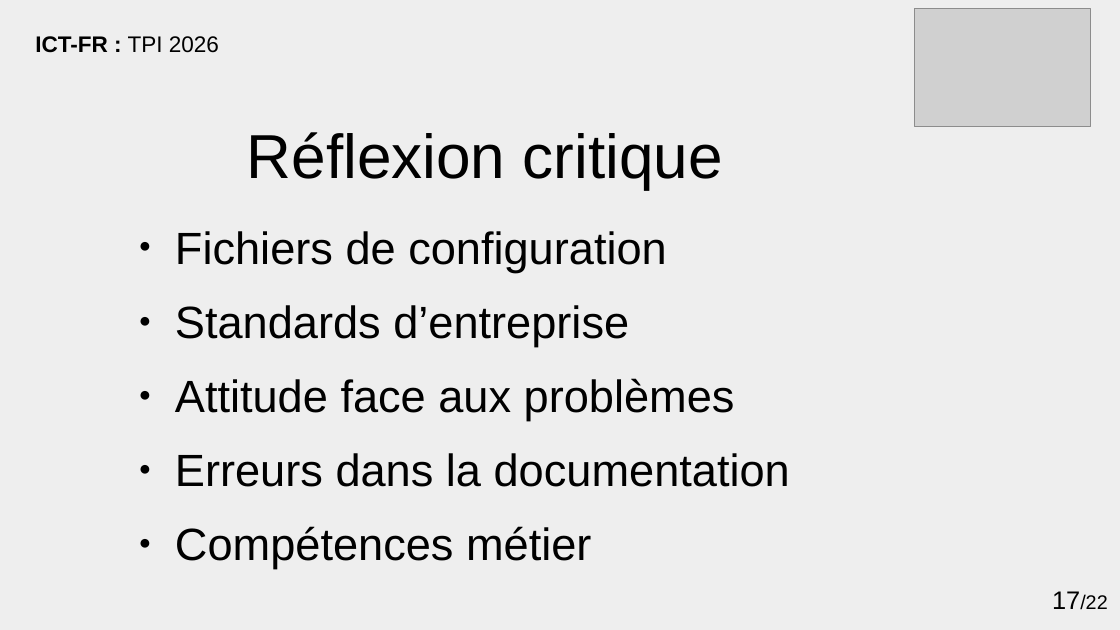
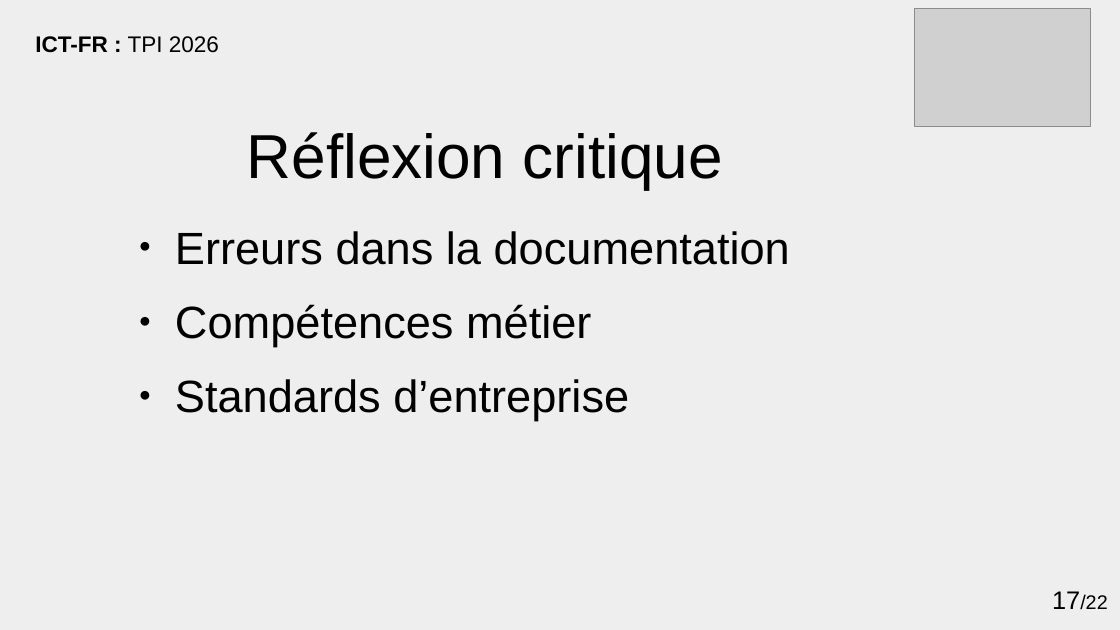
Before and after one commit to Lucielle-Voeffray/TPI-2026, a slide deck: slide 17 of defense/presentation.odp. Drawn at 1120x630 pixels with LibreOffice and Linux fonts; fonts in the diff are those of the drawing; grey boxes stand for pictures; background and template pictures are left out. Boxes give left, top, right and bottom in pixels: in the first picture for what was removed or moved away, otherwise in the second. Text is boxed around its words. In the diff, an @@ line names an element or a change of style, - is before the commit and + after.

```diff
--- a/defense/presentation.odp
+++ b/defense/presentation.odp
@@ text at box(175, 231, 735, 420): paragraphs removed @@
-● Fichiers de configuration
-● Standards d’entreprise
-● Attitude face aux problèmes
@@ text at box(175, 379, 629, 420): paragraph added @@
+● Standards d’entreprise
```
Also in this commit, not shown: 2 other slides changed.
